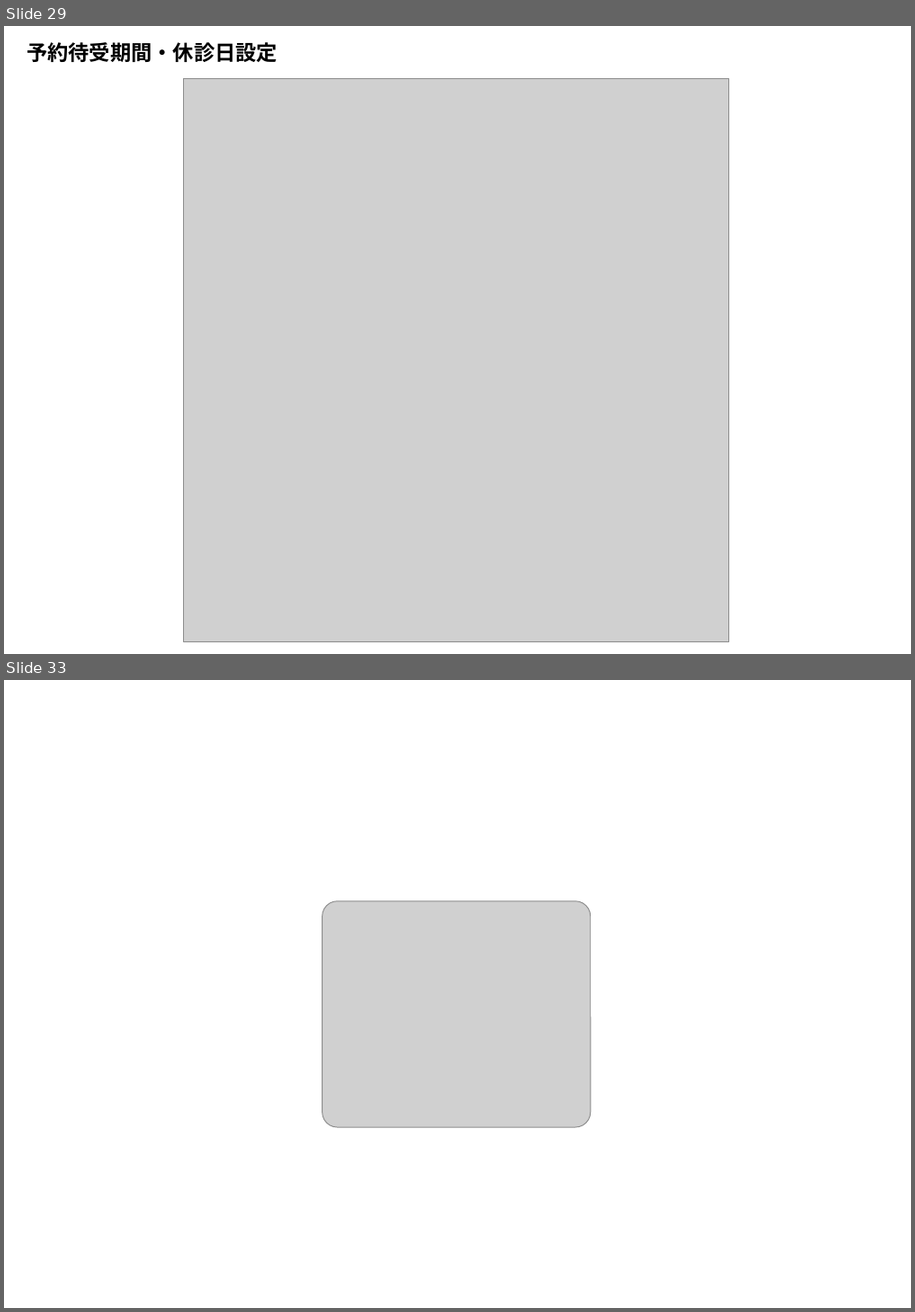
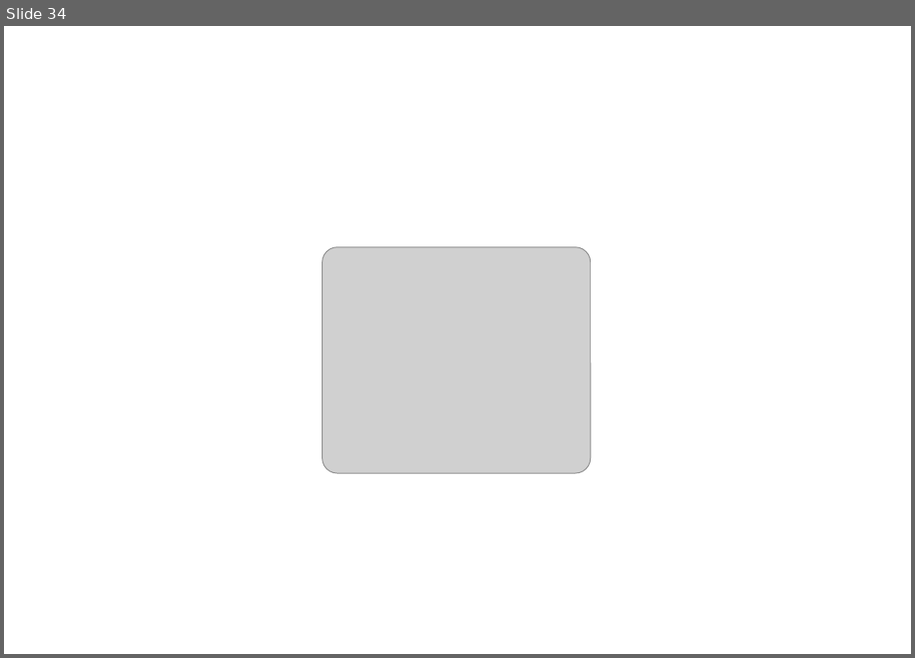
Before and after one commit to MishimaAkifumi-Private/FureaiGp-GairaiYoyakuSystem, a slide deck: Manual/UsersGuide.pptx. Shown one above the other, each under a label of ours: slides 29 and 33 before the commit, slide 34 after it; the slides between them are not shown. The pictures are 915x1312 and 915x658 pixels, drawn with LibreOffice and Linux fonts; fonts in the diff are those of the drawing; grey boxes stand for pictures. Boxes give left, top, right and bottom in pixels: in the first picture for what was removed or moved away, otherwise in the second. Text is boxed around its words. In the diff, an @@ line names an element or a change of style, - is before the commit and + after.

```diff
--- a/Manual/UsersGuide.pptx
+++ b/Manual/UsersGuide.pptx
@@ slide 29 removed at [4,26,911,654], background #FFFFFF @@
@@ title removed at [26,42,278,62] @@
-予約待受期間・休診日設定
@@ picture removed at [184,79,729,642] @@
@@ what was slide 33 is now slide 34 @@
```
Also in this commit, not shown: 4 slides changed, 4 slides added, 2 other slides removed, 5 other files.
